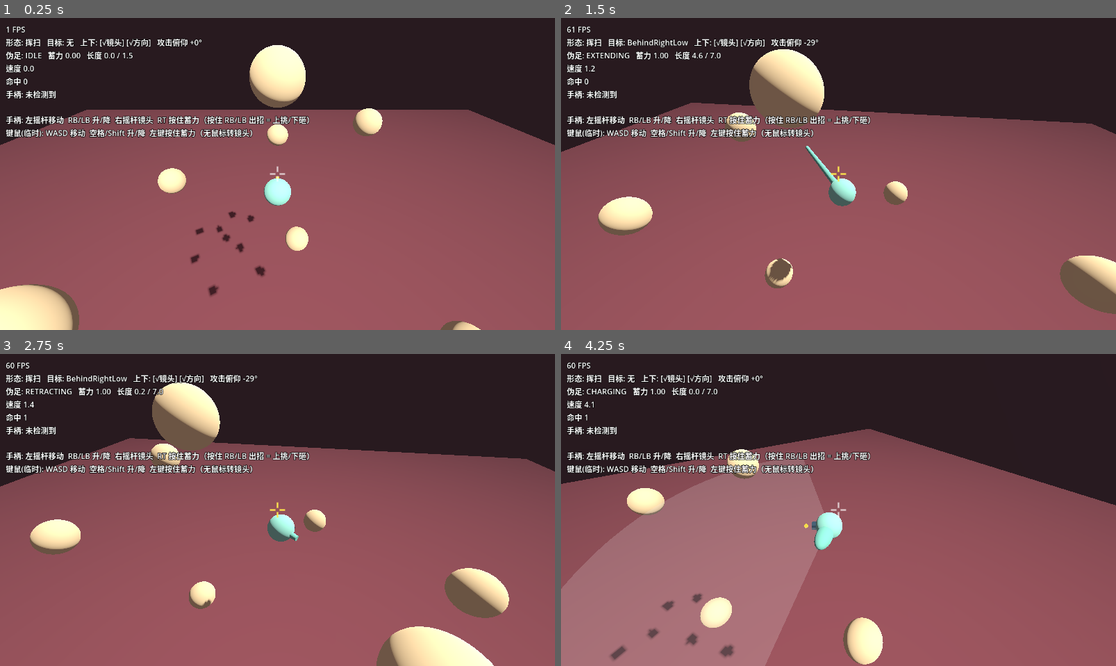
Above: before the commit, frames 1-4 (two rows, left to right).
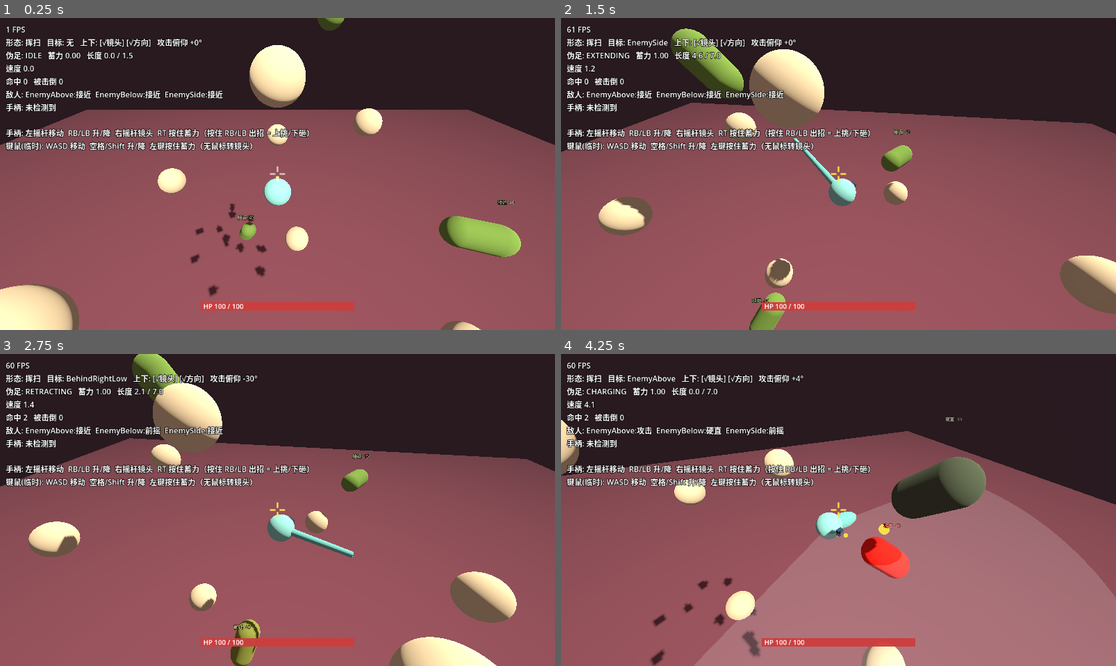
Above: after the commit, the same moments.

Repository: paddypasteur/cellgod
Game: Godot game, scene res://scenes/arena.tscn
Two runs of this game, one before a commit and one after it. Both use one fixed random seed, a clock stepped at 60 frames per second and the inputs below.
Inputs (mouse positions are in pixels of both pictures, inside the frame that each line leads up to):
- Up to frame 1 (0.25 s): no input
- Up to frame 2 (1.5 s): move the mouse to (960, 158) at 0.52 s; press the mouse at (960, 158) at 0.53 s; hold D (move_right) 0.53-1.28 s; move the mouse to (727, 189) at 1.27 s; release the mouse at (727, 189) at 1.28 s; hold S (move_back) from 1.28 s (still down); click (727, 189) at 1.35 s
- Up to frame 3 (2.75 s): move the mouse to (333, 441) at 2.02 s; release S (move_back) at 2.03 s; press the mouse at (333, 441) at 2.03 s; hold D (move_right) from 2.03 s (still down)
- Up to frame 4 (4.25 s): move the mouse to (810, 572) at 2.77 s; release D (move_right) at 2.78 s; release the mouse at (810, 572) at 2.78 s; hold W (move_forward) 2.78-3.53 s; click (810, 572) at 2.85 s; move the mouse to (1005, 556) at 3.52 s; press the mouse at (1005, 556) at 3.53 s; hold A (move_left) from 3.53 s (still down)

The runs differ from the first frame. In frame 1, 6.5% of the frame differs, in the area x 1-94%, y 0-94%; in frame 2, 7.9%; in frame 3, 8.4%; in frame 4, 55%, in the area x 0-100%, y 6-100%.

Commit message:
新增会攻击的敌人（上/下/侧各一只）与玩家受击系统
- 敌人：游走 → 前摇（膨胀变色）→ 冲刺 → 硬直；保持相对玩家的方位；可被打断、击退、打死后复活
- 玩家：血量、受击闪红、击退、短暂失控、无敌时间、归零回满
- 镜头：受击震动（只平移，不 roll）
- HUD：底部血条；敌人头顶状态；调试面板列出全部敌人状态与被击倒次数
- CLAUDE.md 同步

Co-Authored-By: Claude Opus 5.5 <noreply@anthropic.com>

Diff:
--- a/scenes/arena.tscn
+++ b/scenes/arena.tscn
@@ -1,11 +1,13 @@
-[gd_scene load_steps=12 format=3 uid="uid://dit8qucvchkmj"]
+[gd_scene load_steps=14 format=3 uid="uid://dit8qucvchkmj"]
 
 [ext_resource type="Script" uid="uid://dxem7n3briblx" path="res://scripts/arena/arena.gd" id="1_arena"]
 [ext_resource type="PackedScene" path="res://scenes/player.tscn" id="2_player"]
 [ext_resource type="PackedScene" path="res://scenes/training_dummy.tscn" id="3_dummy"]
 [ext_resource type="Script" uid="uid://cqf6g362v56av" path="res://scripts/camera/follow_camera.gd" id="4_camera"]
 [ext_resource type="Script" uid="uid://cl3gsn2gl344q" path="res://scripts/ui/debug_overlay.gd" id="5_overlay"]
-[ext_resource type="Script" path="res://scripts/ui/crosshair.gd" id="6_crosshair"]
+[ext_resource type="Script" uid="uid://bdoq8fiern376" path="res://scripts/ui/crosshair.gd" id="6_crosshair"]
+[ext_resource type="PackedScene" path="res://scenes/enemy.tscn" id="7_enemy"]
+[ext_resource type="Script" path="res://scripts/ui/health_bar.gd" id="8_health"]
 
 [sub_resource type="Environment" id="Env"]
 background_mode = 1
@@ -91,6 +93,17 @@
 [node name="FarBehind" parent="Dummies" instance=ExtResource("3_dummy")]
 transform = Transform3D(1, 0, 0, 0, 1, 0, 0, 0, 1, 0, 0, 8)
 
+[node name="Enemies" type="Node3D" parent="."]
+
+[node name="EnemyAbove" parent="Enemies" instance=ExtResource("7_enemy")]
+transform = Transform3D(1, 0, 0, 0, 1, 0, 0, 0, 1, 2, 6, -3)
+
+[node name="EnemyBelow" parent="Enemies" instance=ExtResource("7_enemy")]
+transform = Transform3D(1, 0, 0, 0, 1, 0, 0, 0, 1, -2, -6, -3)
+
+[node name="EnemySide" parent="Enemies" instance=ExtResource("7_enemy")]
+transform = Transform3D(1, 0, 0, 0, 1, 0, 0, 0, 1, 6, 0, 2)
+
 [node name="DebugOverlay" type="CanvasLayer" parent="." node_paths=PackedStringArray("player")]
 script = ExtResource("5_overlay")
 player = NodePath("../Player")
@@ -113,3 +126,14 @@
 mouse_filter = 2
 script = ExtResource("6_crosshair")
 player = NodePath("../../Player")
+
+[node name="HealthBar" type="Control" parent="HUD" node_paths=PackedStringArray("player")]
+layout_mode = 3
+anchors_preset = 15
+anchor_right = 1.0
+anchor_bottom = 1.0
+grow_horizontal = 2
+grow_vertical = 2
+mouse_filter = 2
+script = ExtResource("8_health")
+player = NodePath("../../Player")
--- /dev/null
+++ b/scenes/enemy.tscn
@@ -0,0 +1,39 @@
+[gd_scene format=3]
+
+[ext_resource type="Script" path="res://scripts/enemy/enemy.gd" id="1_enemy"]
+
+[sub_resource type="SphereShape3D" id="SphereShape3D_enemy"]
+radius = 0.6
+
+[sub_resource type="StandardMaterial3D" id="Mat_enemy"]
+albedo_color = Color(0.45, 0.6, 0.25, 1)
+
+[sub_resource type="CapsuleMesh" id="Mesh_enemy"]
+material = SubResource("Mat_enemy")
+radius = 0.45
+height = 1.8
+
+[node name="Enemy" type="CharacterBody3D"]
+collision_layer = 2
+collision_mask = 3
+motion_mode = 1
+script = ExtResource("1_enemy")
+
+[node name="CollisionShape3D" type="CollisionShape3D" parent="."]
+shape = SubResource("SphereShape3D_enemy")
+
+[node name="Visual" type="Node3D" parent="."]
+
+[node name="Mesh" type="MeshInstance3D" parent="Visual"]
+rotation = Vector3(1.5708, 0, 0)
+mesh = SubResource("Mesh_enemy")
+
+[node name="StateLabel" type="Label3D" parent="."]
+position = Vector3(0, 1.3, 0)
+billboard = 1
+no_depth_test = true
+fixed_size = true
+pixel_size = 0.0008
+font_size = 28
+outline_size = 8
+text = "接近"
--- a/scenes/player.tscn
+++ b/scenes/player.tscn
@@ -67,7 +67,7 @@
 radius = 0.15
 height = 0.3
 
-[node name="Player" type="CharacterBody3D"]
+[node name="Player" type="CharacterBody3D" groups=["player"]]
 collision_mask = 3
 motion_mode = 1
 script = ExtResource("1_player")
--- a/scripts/camera/follow_camera.gd
+++ b/scripts/camera/follow_camera.gd
@@ -45,6 +45,13 @@
 ## 松开右摇杆多久后，自动回正才重新生效（秒）。避免刚转好的镜头被立刻拉回去
 @export var auto_follow_resume_delay: float = 1.0
 
+@export_group("震动")
+## 震动强度为 1 时镜头最多偏移多少米
+@export var shake_max_offset: float = 0.35
+## 震动强度每秒衰减多少（强度范围 0..1）
+@export var shake_decay: float = 2.5
+
+var _trauma: float = 0.0
 var _yaw: float = 0.0
 var _pitch_deg: float = 0.0
 var _pivot: Vector3 = Vector3.ZERO
@@ -68,7 +75,13 @@
     _pivot = _pivot.lerp(target.global_position, 1.0 - exp(-position_follow_rate * delta))
     _update_manual(delta)
     _update_yaw(delta)
+    _trauma = maxf(_trauma - shake_decay * delta, 0.0)
     _apply()
+
+
+## 叠加一次震动，强度 0..1，多次受击会叠加但不超过 1
+func add_shake(amount: float) -> void:
+    _trauma = clampf(_trauma + amount, 0.0, 1.0)
 
 
 func _update_manual(delta: float) -> void:
@@ -107,3 +120,7 @@
     var look_point: Vector3 = _pivot + Vector3.UP * look_height_offset + orbit.x * shoulder_offset
     global_position = look_point + orbit * Vector3(0.0, 0.0, distance)
     look_at(look_point, Vector3.UP)
+    # 震动只做平移、放在 look_at 之后：不改变朝向，绝不会带出 roll
+    if _trauma > 0.0:
+        var strength: float = _trauma * _trauma * shake_max_offset
+        global_position += Vector3(randf_range(-1.0, 1.0), randf_range(-1.0, 1.0), randf_range(-1.0, 1.0)) * strength
--- /dev/null
+++ b/scripts/enemy/enemy.gd
@@ -0,0 +1,308 @@
+class_name Enemy
+extends CharacterBody3D
+## 原型敌人：只有一种、只有一招，用来解除"场上没有威胁"这个测试盲区。
+## 行为：在玩家周围某个方位悬浮游走 → 前摇（膨胀变色）→ 朝玩家冲刺 → 硬直 → 回到游走。
+## 每只敌人记住自己相对玩家的方位（上方的一直在上方、下方的一直在下方），
+## 这样才能检验"被上下方的敌人攻击时反应得过来吗"。
+## 刻意不做寻路、多招式、互相配合，见 CLAUDE.md《下一步》第 2 步。
+
+enum State { APPROACH, WINDUP, ATTACK, RECOVER, HITSTUN, DEAD }
+
+const STATE_LABELS: PackedStringArray = ["接近", "前摇", "攻击", "硬直", "受击", "死亡"]
+
+@export_group("生命")
+@export var max_health: float = 40.0
+## 死后多少秒在出生点复活（方便连续测试）。0 = 不复活
+@export var respawn_delay: float = 3.0
+
+@export_group("被玩家打")
+## 玩家轻点/蓄满命中时扣多少血
+@export var damage_from_light: float = 8.0
+@export var damage_from_heavy: float = 25.0
+## 被击退的初速度（米/秒），按玩家蓄力插值
+@export var knockback_light: float = 3.0
+@export var knockback_heavy: float = 10.0
+## 受击硬直时长（秒）
+@export var hitstun_time: float = 0.35
+## 前摇中被打会不会被打断。关掉 = 前摇有霸体，玩家必须躲
+@export var hit_interrupts_windup: bool = true
+## 冲刺中被打会不会被打断
+@export var hit_interrupts_attack: bool = false
+## 击退速度的衰减响应
+@export var knockback_damping: float = 5.0
+
+@export_group("游走")
+@export var move_speed: float = 5.0
+## 速度跟随响应。越小越"飘"
+@export var acceleration: float = 3.0
+## 和玩家保持的距离（米）
+@export var preferred_distance: float = 5.0
+## 绕玩家水平游走的角速度（度/秒）。只绕竖直轴转，所以上方的敌人始终在上方
+@export var orbit_speed_deg: float = 20.0
+## 离玩家的距离和 preferred_distance 相差多少以内，才允许发起攻击
+@export var engage_tolerance: float = 1.5
+
+@export_group("攻击")
+## 两次攻击之间的间隔（秒），每次在范围内随机，免得几只敌人同时出手
+@export var attack_cooldown_min: float = 1.5
+@export var attack_cooldown_max: float = 3.5
+## 前摇时长（秒）。玩家靠它读招
+@export var windup_time: float = 0.8
+## 前摇进行到多少比例时锁定冲刺方向。之后玩家移动就能躲开
+@export_range(0.0, 1.0) var windup_track_until: float = 0.75
+## 前摇期间的移动速度倍率
+@export_range(0.0, 1.0) var windup_move_scale: float = 0.2
+## 冲刺速度（米/秒）
+@export var lunge_speed: float = 16.0
+## 冲刺距离（米）
+@export var lunge_distance: float = 7.0
+## 冲刺时离玩家中心多近算命中（米）。
+## 必须大于 敌人半径 + 玩家半径（0.6 + 0.5 = 1.1）：两个碰撞体贴住时正好停在 1.1，等于判不中
+@export var attack_hit_radius: float = 1.35
+@export var attack_damage: float = 15.0
+## 命中后把玩家击退的初速度（米/秒）
+@export var attack_knockback: float = 9.0
+## 攻击后的硬直（秒）：玩家反击的窗口
+@export var recover_time: float = 0.9
+
+@export_group("表现")
+## 前摇结束时膨胀到多大
+@export var windup_swell: float = 1.35
+@export var color_idle: Color = Color(0.45, 0.6, 0.25)
+@export var color_windup: Color = Color(1.0, 0.45, 0.1)
+@export var color_attack: Color = Color(1.0, 0.15, 0.1)
+@export var color_recover: Color = Color(0.3, 0.35, 0.25)
+@export var color_hurt: Color = Color(1.0, 1.0, 1.0)
+## 受击闪白的时长（秒）
+@export var hurt_flash_time: float = 0.12
+## 用于竞技场边界约束的半径，要和碰撞形状一致
+@export var body_radius: float = 0.6
+
+var health: float = 0.0
+
+var _state: State = State.APPROACH
+var _state_timer: float = 0.0
+var _cooldown: float = 0.0
+var _flash_timer: float = 0.0
+## 相对玩家的方位，游走时绕竖直轴慢慢转
+var _home_dir: Vector3 = Vector3.FORWARD
+var _orbit_sign: float = 1.0
+var _attack_dir: Vector3 = Vector3.FORWARD
+var _lunge_travelled: float = 0.0
+var _attack_landed: bool = false
+var _spawn_position: Vector3 = Vector3.ZERO
+var _player: Player = null
+var _material: StandardMaterial3D = null
+
+@onready var _visual: Node3D = $Visual
+@onready var _mesh: MeshInstance3D = $Visual/Mesh
+@onready var _label: Label3D = $StateLabel
+@onready var _collision: CollisionShape3D = $CollisionShape3D
+
+
+func _ready() -> void:
+    add_to_group(&"target")
+    # "target" 组死了会退出（不再被索敌），"enemy" 组始终保留，供 HUD 列出全部敌人
+    add_to_group(&"enemy")
+    health = max_health
+    _spawn_position = global_position
+    _orbit_sign = 1.0 if randf() < 0.5 else -1.0
+    _cooldown = randf_range(attack_cooldown_min, attack_cooldown_max)
+    # 复制材质，否则所有敌人共用一份，一只变色全部变色
+    var source := _mesh.get_active_material(0) as StandardMaterial3D
+    _material = (source.duplicate() as StandardMaterial3D) if source != null else StandardMaterial3D.new()
+    _mesh.material_override = _material
+    _find_player()
+
+
+func _find_player() -> void:
+    _player = get_tree().get_first_node_in_group(&"player") as Player
+    if _player == null:
+        return
+    var offset: Vector3 = global_position - _player.global_position
+    if offset.length_squared() > 0.01:
+        _home_dir = offset.normalized()
+
+
+func get_state_label() -> String:
+    return STATE_LABELS[_state]
+
+
+func _physics_process(delta: float) -> void:
+    if _player == null:
+        _find_player()
+        if _player == null:
+            return
+    _state_timer -= delta
+    _flash_timer = maxf(_flash_timer - delta, 0.0)
+    # 冲刺的最后一帧状态会切到硬直，但这一帧的位移仍属于冲刺，所以在状态机之前记下来
+    var was_attacking: bool = _state == State.ATTACK
+
+    match _state:
+        State.APPROACH:
+            _cooldown -= delta
+            _steer_to_post(delta, 1.0)
+            if _cooldown <= 0.0 and _in_engage_range():
+                _enter(State.WINDUP)
+
+        State.WINDUP:
+            _steer_to_post(delta, windup_move_scale)
+            if _windup_progress() < windup_track_until:
+                _attack_dir = _dir_to_player()
+            if _state_timer <= 0.0:
+                _enter(State.ATTACK)
+
+        State.ATTACK:
+            velocity = _attack_dir * lunge_speed
+            _lunge_travelled += lunge_speed * delta
+            if _lunge_travelled >= lunge_distance:
+                _enter(State.RECOVER)
+
+        State.RECOVER, State.HITSTUN:
+            velocity = velocity.lerp(Vector3.ZERO, 1.0 - exp(-knockback_damping * delta))
+            if _state_timer <= 0.0:
+                _enter(State.APPROACH)
+
+        State.DEAD:
+            if respawn_delay > 0.0 and _state_timer <= 0.0:
+                _respawn()
+            return
+
+    move_and_slide()
+    _apply_arena_bounds()
+    # 判定放在移动之后：冲刺最后一帧才贴上玩家的情况也要算到
+    if was_attacking:
+        _check_lunge_hit()
+    _update_visuals()
+
+
+# ---------------------------------------------------------------- 行为
+
+func _enter(state: State) -> void:
+    _state = state
+    match state:
+        State.APPROACH:
+            _cooldown = randf_range(attack_cooldown_min, attack_cooldown_max)
+        State.WINDUP:
+            _state_timer = windup_time
+            _attack_dir = _dir_to_player()
+        State.ATTACK:
+            _lunge_travelled = 0.0
+            _attack_landed = false
+        State.RECOVER:
+            _state_timer = recover_time
+        State.HITSTUN:
+            _state_timer = hitstun_time
+        State.DEAD:
+            _state_timer = respawn_delay
+            velocity = Vector3.ZERO
+            # 死了就不能再被索敌、被打中、挡路
+            remove_from_group(&"target")
+            _collision.set_deferred(&"disabled", true)
+            _visual.visible = false
+            _label.visible = false
+
+
+func _respawn() -> void:
+    global_position = _spawn_position
+    health = max_health
+    add_to_group(&"target")
+    _collision.set_deferred(&"disabled", false)
+    _visual.visible = true
+    _label.visible = true
+    _find_player()
+    _enter(State.APPROACH)
+
+
+## 朝"玩家位置 + 自己方位 × 保持距离"这个岗位飘过去，带减速到达，避免在岗位上来回震荡
+func _steer_to_post(delta: float, speed_scale: float) -> void:
+    _home_dir = _home_dir.rotated(Vector3.UP, deg_to_rad(orbit_speed_deg) * _orbit_sign * delta)
+    var post: Vector3 = _player.global_position + _home_dir * preferred_distance
+    var to_post: Vector3 = post - global_position
+    var arrive: float = clampf(to_post.length() / 2.0, 0.0, 1.0)
+    var desired: Vector3 = to_post.normalized() * move_speed * arrive * speed_scale
+    velocity = velocity.lerp(desired, 1.0 - exp(-acceleration * delta))
+
+
+## 用和玩家的距离而不是"到没到岗位"来判断：玩家贴着竞技场边缘时岗位可能在界外，永远到不了
+func _in_engage_range() -> bool:
+    var dist: float = global_position.distance_to(_player.global_position)
+    return absf(dist - preferred_distance) <= engage_tolerance
+
+
+func _windup_progress() -> float:
+    return clampf(1.0 - _state_timer / maxf(windup_time, 0.001), 0.0, 1.0)
+
+
+func _dir_to_player() -> Vector3:
+    var to: Vector3 = _player.global_position - global_position
+    if to.length_squared() < 0.0001:
+        return _attack_dir
+    return to.normalized()
+
+
+## 用距离判定而不是物理碰撞：冲刺很快，碰撞回调容易漏，距离判定简单可靠
+func _check_lunge_hit() -> void:
+    if _attack_landed:
+        return
+    if global_position.distance_to(_player.global_position) <= attack_hit_radius:
+        _attack_landed = _player.take_damage(attack_damage, _attack_dir * attack_knockback)
+
+
+func _apply_arena_bounds() -> void:
+    var offset: Vector3 = global_position - _player.arena_center
+    var limit: float = _player.arena_radius - body_radius
+    if offset.length() <= limit:
+        return
+    var n: Vector3 = offset.normalized()
+    global_position = _player.arena_center + n * limit
+    var outward: float = velocity.dot(n)
+    if outward > 0.0:
+        velocity -= n * outward
+
+
+## 玩家伪足命中时调用（和靶子同一个接口）
+func take_hit(strength: float, direction: Vector3) -> void:
+    if _state == State.DEAD:
+        return
+    health -= lerpf(damage_from_light, damage_from_heavy, strength)
+    _flash_timer = hurt_flash_time
+    if health <= 0.0:
+        _enter(State.DEAD)
+        return
+    if _state == State.WINDUP and not hit_interrupts_windup:
+        return
+    if _state == State.ATTACK and not hit_interrupts_attack:
+        return
+    velocity = direction.normalized() * lerpf(knockback_light, knockback_heavy, strength)
+    _enter(State.HITSTUN)
+
+
+# ---------------------------------------------------------------- 表现
+
+func _update_visuals() -> void:
+    var facing: Vector3 = _attack_dir if _state == State.WINDUP or _state == State.ATTACK else _dir_to_player()
+    var scale_factor: float = 1.0
+    var color: Color = color_idle
+    match _state:
+        State.WINDUP:
+            var p: float = _windup_progress()
+            scale_factor = lerpf(1.0, windup_swell, p)
+            color = color_idle.lerp(color_windup, p)
+        State.ATTACK:
+            color = color_attack
+        State.RECOVER, State.HITSTUN:
+            color = color_recover
+    if _flash_timer > 0.0:
+        color = color_hurt
+    _material.albedo_color = color
+    # 杆状身体的长轴指向攻击/玩家方向，冲刺方向一眼可读
+    _visual.basis = _basis_facing(facing).scaled(Vector3.ONE * scale_factor)
+    _label.text = "%s  %d" % [STATE_LABELS[_state], ceili(health)]
+    _label.modulate = color.lightened(0.3)
+
+
+static func _basis_facing(dir: Vector3) -> Basis:
+    # 正上/正下时 looking_at 的上方向和视线平行会报错，换一个参考上方向
+    var up: Vector3 = Vector3.UP if absf(dir.normalized().dot(Vector3.UP)) < 0.99 else Vector3.FORWARD
+    return Basis.looking_at(dir, up)
--- a/scripts/player/player.gd
+++ b/scripts/player/player.gd
@@ -7,6 +7,9 @@
 ## 已删除，需要时可从 git 历史 3c64973 找回。
 
 signal hit_landed(target: Node, charge: float)
+signal health_changed(current: float, maximum: float)
+## 血量归零。原型阶段不做死亡流程，发完信号直接回满
+signal defeated
 
 enum PodState { IDLE, CHARGING, EXTENDING, SWEEPING, HOLDING, RETRACTING }
 
@@ -119,6 +122,22 @@
 ## 伪足能打到的物理层
 @export_flags_3d_physics var hit_mask: int = 2
 
+@export_group("生命与受击")
+@export var max_health: float = 100.0
+## 受击后的无敌时间（秒），防止同一下攻击连续扣血
+@export var hurt_invuln_time: float = 0.5
+## 受击后失去操控的时间（秒），期间只被击退带着走
+@export var hurt_stun_time: float = 0.2
+## 受击失控期间击退速度的衰减响应。越小被打得越远
+@export var hurt_knockback_damping: float = 4.0
+## 受击时的命中定格（秒）
+@export var hurt_hitstop: float = 0.06
+## 受击时的镜头震动强度（0..1）
+@export_range(0.0, 1.0) var hurt_camera_shake: float = 0.6
+## 受击闪红
+@export var hurt_flash_color: Color = Color(1.0, 0.2, 0.2)
+@export var hurt_flash_time: float = 0.25
+
 @export_group("显示")
 ## 身体半径。要和碰撞形状、身体网格保持一致
 @export var body_radius: float = 0.5
@@ -130,6 +149,13 @@
 ## 竞技场边界由 Arena 在运行时写入，不在这里调
 var arena_center: Vector3 = Vector3.ZERO
 var arena_radius: float = 20.0
+
+var health: float = 0.0
+var _invuln_timer: float = 0.0
+var _stun_timer: float = 0.0
+var _hurt_flash_timer: float = 0.0
+var _body_material: StandardMaterial3D = null
+var _body_base_color: Color = Color.WHITE
 
 var _pod_state: PodState = PodState.IDLE
 var _charge_time: float = 0.0
@@ -179,6 +205,7 @@
 @onready var _facing_pivot: Node3D = $Facing
 @onready var _swing_preview: MeshInstance3D = $SwingPreview
 @onready var _target_marker: MeshInstance3D = $TargetMarker
+@onready var _body_mesh: MeshInstance3D = $Body
 
 
 func _ready() -> void:
@@ -190,6 +217,13 @@
     _pod_query.collide_with_bodies = true
     _pod_query.collide_with_areas = false
     _pod_query.exclude = [get_rid()]
+    health = max_health
+    # 复制身体材质用于受击闪红，不改动场景里的原材质
+    var source := _body_mesh.get_active_material(0) as StandardMaterial3D
+    if source != null:
+        _body_material = source.duplicate() as StandardMaterial3D
+        _body_mesh.material_override = _body_material
+        _body_base_color = _body_material.albedo_color
 
 
 func _unhandled_input(event: InputEvent) -> void:
@@ -200,6 +234,9 @@
 
 
 func _physics_process(delta: float) -> void:
+    _invuln_timer = maxf(_invuln_timer - delta, 0.0)
+    _stun_timer = maxf(_stun_timer - delta, 0.0)
+    _hurt_flash_timer = maxf(_hurt_flash_timer - delta, 0.0)
     _update_facing(delta)
     _update_aim()
     _update_pseudopod(delta)
@@ -564,13 +601,17 @@
 # ---------------------------------------------------------------- 移动
 
 func _update_movement(delta: float) -> void:
-    var wish: Vector3 = _move_input_world(vertical_speed_scale)
-    if _vertical_move_locked():
-        wish.y = 0.0
-    wish = wish.limit_length(1.0)
-    var target_velocity: Vector3 = wish * max_speed * _move_scale()
-    var rate: float = acceleration if wish.length_squared() > 0.0001 else deceleration
-    velocity = velocity.lerp(target_velocity, 1.0 - exp(-rate * delta))
+    if _stun_timer > 0.0:
+        # 受击失控：不吃输入，只让击退速度慢慢衰减
+        velocity = velocity.lerp(Vector3.ZERO, 1.0 - exp(-hurt_knockback_damping * delta))
+    else:
+        var wish: Vector3 = _move_input_world(vertical_speed_scale)
+        if _vertical_move_locked():
+            wish.y = 0.0
+        wish = wish.limit_length(1.0)
+        var target_velocity: Vector3 = wish * max_speed * _move_scale()
+        var rate: float = acceleration if wish.length_squared() > 0.0001 else deceleration
+        velocity = velocity.lerp(target_velocity, 1.0 - exp(-rate * delta))
 
     move_and_slide()
     _apply_arena_bounds()
@@ -584,6 +625,31 @@
     var planar: Vector2 = Input.get_vector(&"move_left", &"move_right", &"move_forward", &"move_back")
     var vertical: float = Input.get_axis(&"move_down", &"move_up")
     return right * planar.x - fwd * planar.y + Vector3.UP * vertical * vertical_scale
+
+
+## 敌人攻击命中时调用。返回 false 表示处于无敌时间、这一下没生效
+func take_damage(amount: float, knockback: Vector3) -> bool:
+    if _invuln_timer > 0.0:
+        return false
+    health -= amount
+    _invuln_timer = hurt_invuln_time
+    _stun_timer = hurt_stun_time
+    _hurt_flash_timer = hurt_flash_time
+    # 直接替换速度而不是叠加：被打中那一刻原来的移动应该被打断
+    velocity = knockback
+
+    var cam := get_viewport().get_camera_3d() as FollowCamera
+    if cam != null:
+        cam.add_shake(hurt_camera_shake)
+    var hit_stop: Node = get_node_or_null(^"/root/HitStop")
+    if hit_stop != null:
+        hit_stop.call(&"trigger", hurt_hitstop)
+
+    if health <= 0.0:
+        health = max_health
+        defeated.emit()
+    health_changed.emit(health, max_health)
+    return true
 
 
 ## 方向攻击下升降键在出招期间被借去定方向，身体不应该同时往上飘
@@ -622,6 +688,10 @@
     var idle_or_charging: bool = _pod_state == PodState.IDLE or _pod_state == PodState.CHARGING
 
     _facing_pivot.basis = _facing_basis()
+
+    if _body_material != null:
+        var t: float = _hurt_flash_timer / maxf(hurt_flash_time, 0.001)
+        _body_material.albedo_color = _body_base_color.lerp(hurt_flash_color, t)
 
     _aim_marker.visible = idle_or_charging
     if _aim_marker.visible:
--- a/scripts/ui/debug_overlay.gd
+++ b/scripts/ui/debug_overlay.gd
@@ -4,6 +4,7 @@
 @export var player: Player
 
 var _hits: int = 0
+var _defeats: int = 0
 
 @onready var _label: Label = $Label
 
@@ -11,21 +12,39 @@
 func _ready() -> void:
     if player != null:
         player.hit_landed.connect(_on_hit_landed)
+        player.defeated.connect(_on_defeated)
 
 
 func _on_hit_landed(_target: Node, _charge: float) -> void:
     _hits += 1
 
 
+func _on_defeated() -> void:
+    _defeats += 1
+
+
 func _process(_delta: float) -> void:
     var text: String = "%d FPS\n" % Engine.get_frames_per_second()
     if player != null:
         text += player.get_debug_text() + "\n"
-    text += "命中 %d\n" % _hits
+    text += "命中 %d   被击倒 %d\n" % [_hits, _defeats]
+    text += _enemies_text() + "\n"
     text += _joypad_text() + "\n\n"
     text += "手柄: 左摇杆移动  RB/LB 升/降  右摇杆镜头  RT 按住蓄力（按住 RB/LB 出招 = 上挑/下砸）\n"
     text += "键鼠(临时): WASD 移动  空格/Shift 升/降  左键按住蓄力（无鼠标转镜头）"
     _label.text = text
+
+
+## 头顶标签在屏幕外时看不到，这里列出全部敌人的状态，屏幕外的也能知道它在干什么
+func _enemies_text() -> String:
+    var parts: PackedStringArray = []
+    for node: Node in get_tree().get_nodes_in_group(&"enemy"):
+        var e := node as Enemy
+        if e != null:
+            parts.append("%s:%s" % [e.name, e.get_state_label()])
+    if parts.is_empty():
+        return "敌人: 无"
+    return "敌人: " + "  ".join(parts)
 
 
 ## 列出 Godot 识别到的手柄和左右摇杆原始值，用来区分"没识别到"和"识别到但没映射上"
--- /dev/null
+++ b/scripts/ui/health_bar.gd
@@ -0,0 +1,38 @@
+class_name HealthBar
+extends Control
+## 屏幕底部的玩家血条。白盒阶段直接自绘，不引入主题和贴图。
+
+@export var player: Player
+
+@export_group("外观")
+@export var bar_size: Vector2 = Vector2(320.0, 18.0)
+## 血条离屏幕底边的距离（像素）
+@export var bottom_margin: float = 40.0
+@export var color_back: Color = Color(0.0, 0.0, 0.0, 0.5)
+@export var color_fill: Color = Color(0.85, 0.25, 0.25, 0.9)
+@export var color_text: Color = Color(1.0, 1.0, 1.0)
+@export var font_size: int = 14
+
+
+func _ready() -> void:
+    set_anchors_preset(Control.PRESET_FULL_RECT)
+    mouse_filter = Control.MOUSE_FILTER_IGNORE
+    resized.connect(queue_redraw)
+    if player != null:
+        player.health_changed.connect(_on_health_changed)
+
+
+func _on_health_changed(_current: float, _maximum: float) -> void:
+    queue_redraw()
+
+
+func _draw() -> void:
+    if player == null:
+        return
+    var pos := Vector2((size.x - bar_size.x) * 0.5, size.y - bottom_margin - bar_size.y)
+    draw_rect(Rect2(pos, bar_size), color_back)
+    var ratio: float = clampf(player.health / maxf(player.max_health, 0.001), 0.0, 1.0)
+    draw_rect(Rect2(pos, Vector2(bar_size.x * ratio, bar_size.y)), color_fill)
+    var text: String = "HP %d / %d" % [ceili(player.health), ceili(player.max_health)]
+    draw_string(ThemeDB.fallback_font, pos + Vector2(6.0, bar_size.y - 4.0), text,
+        HORIZONTAL_ALIGNMENT_LEFT, -1.0, font_size, color_text)
Not shown, added: scripts/enemy/enemy.gd.uid
Not shown, added: scripts/ui/health_bar.gd.uid
Not shown, changed: CLAUDE.md
